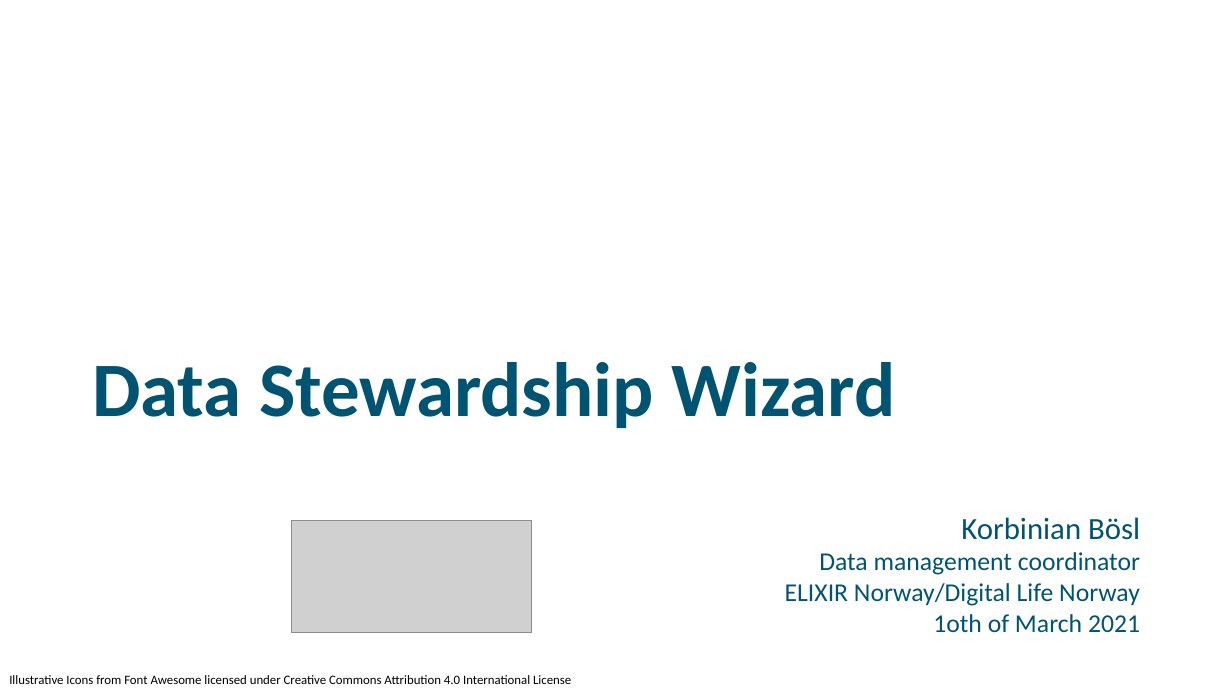
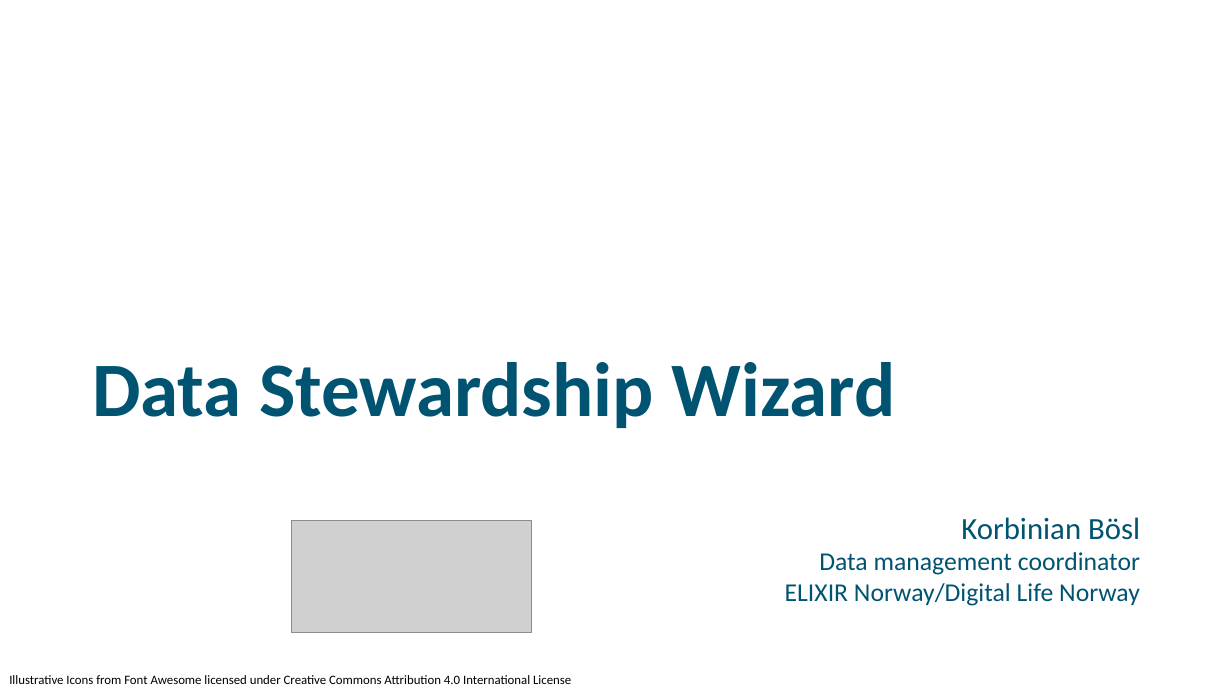
Before and after one commit to ELIXIR-Norway-Training/DMP-writing-workshop, a slide deck: slide 1 of 2021-04-22_UiB_07_DSW.odp. Drawn at 1232x693 pixels with LibreOffice and Linux fonts; fonts in the diff are those of the drawing; grey boxes stand for pictures; background and template pictures are left out. Boxes give left, top, right and bottom in pixels: in the first picture for what was removed or moved away, otherwise in the second. Text is boxed around its words. In the diff, an @@ line names an element or a change of style, - is before the commit and + after.

```diff
--- a/2021-04-22_UiB_07_DSW.odp
+++ b/2021-04-22_UiB_07_DSW.odp
@@ text at [933,614,1140,632]: paragraph removed @@
-1oth of March 2021
```
Also in this commit, not shown: 1 other slide changed, 1 slide added, 6 other files.
